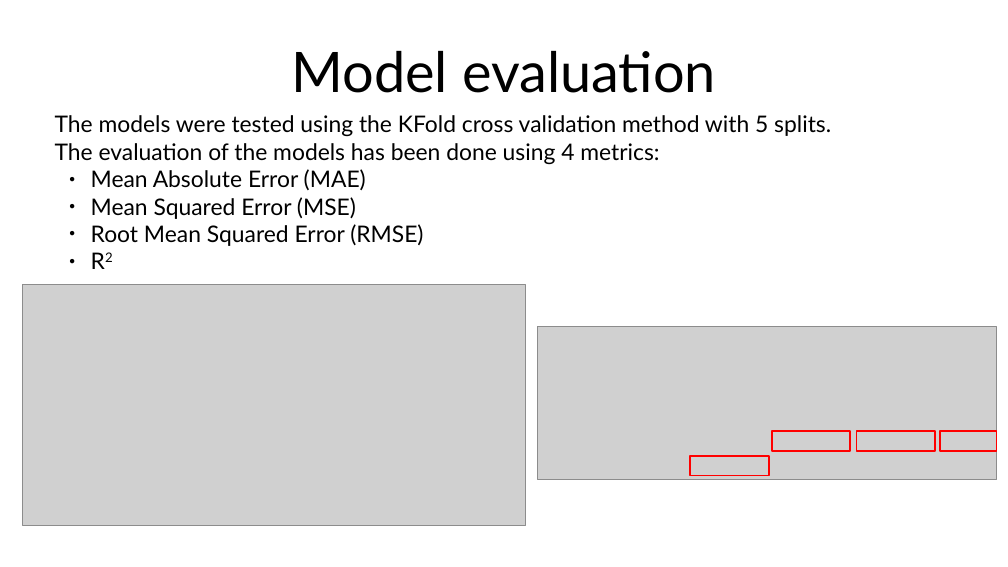
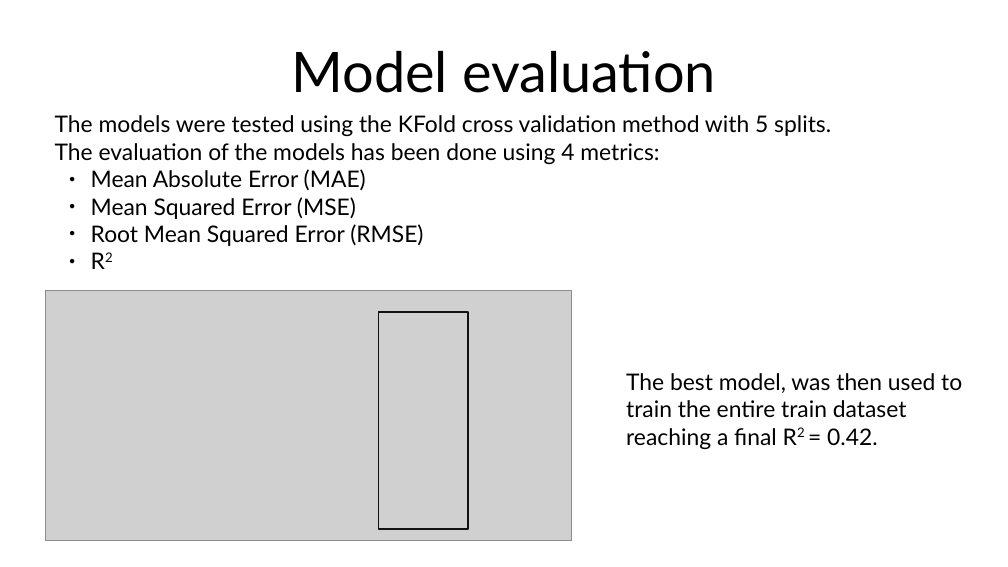
Before and after one commit to abourang/Zillow, a slide deck: slide 6 of presentation/Presentation.odp. Drawn at 1008x567 pixels with LibreOffice and Linux fonts; fonts in the diff are those of the drawing; grey boxes stand for pictures. Boxes give left, top, right and bottom in pixels: in the first picture for what was removed or moved away, otherwise in the second. Text is boxed around its words. In the diff, an @@ line names an element or a change of style, - is before the commit and + after.

```diff
--- a/presentation/Presentation.odp
+++ b/presentation/Presentation.odp
@@ picture resized from (x1=23, y1=285, x2=526, y2=526) to (x1=46, y1=290, x2=572, y2=541) @@
@@ rectangle added at (x1=379, y1=312, x2=468, y2=530), outline #111111 1.45 pt @@
@@ text added at (x1=626, y1=373, x2=962, y2=449), 18 pt, text #000000 @@
+The best model, was then used to train the entire train dataset reaching a final R2 = 0.42.
@@ group removed at (x1=538, y1=327, x2=997, y2=480): 4 rectangles, 1 picture @@
```
Also in this commit, not shown: 2 other slides changed, 3 slides added, 1 slide removed, 12 other files.
